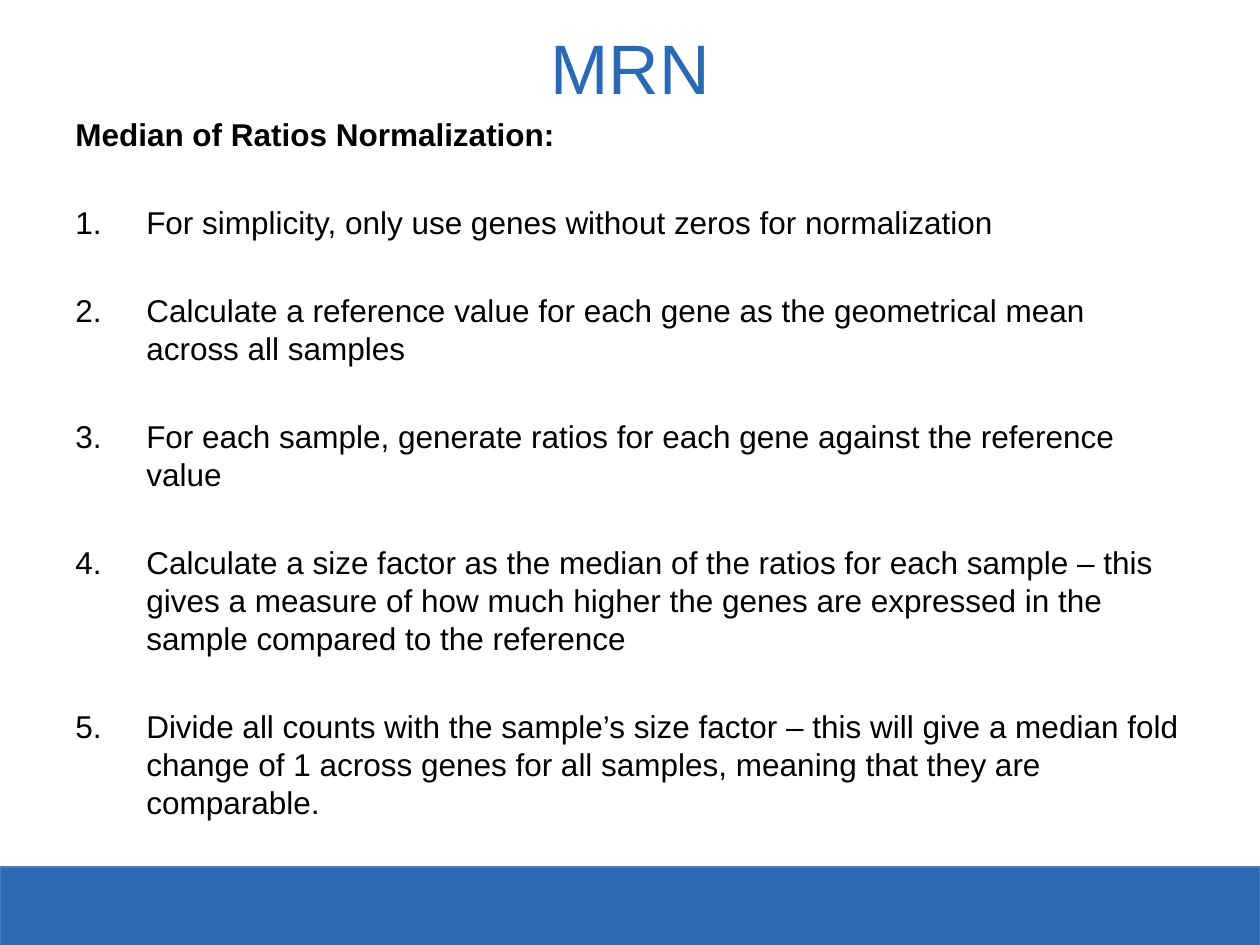
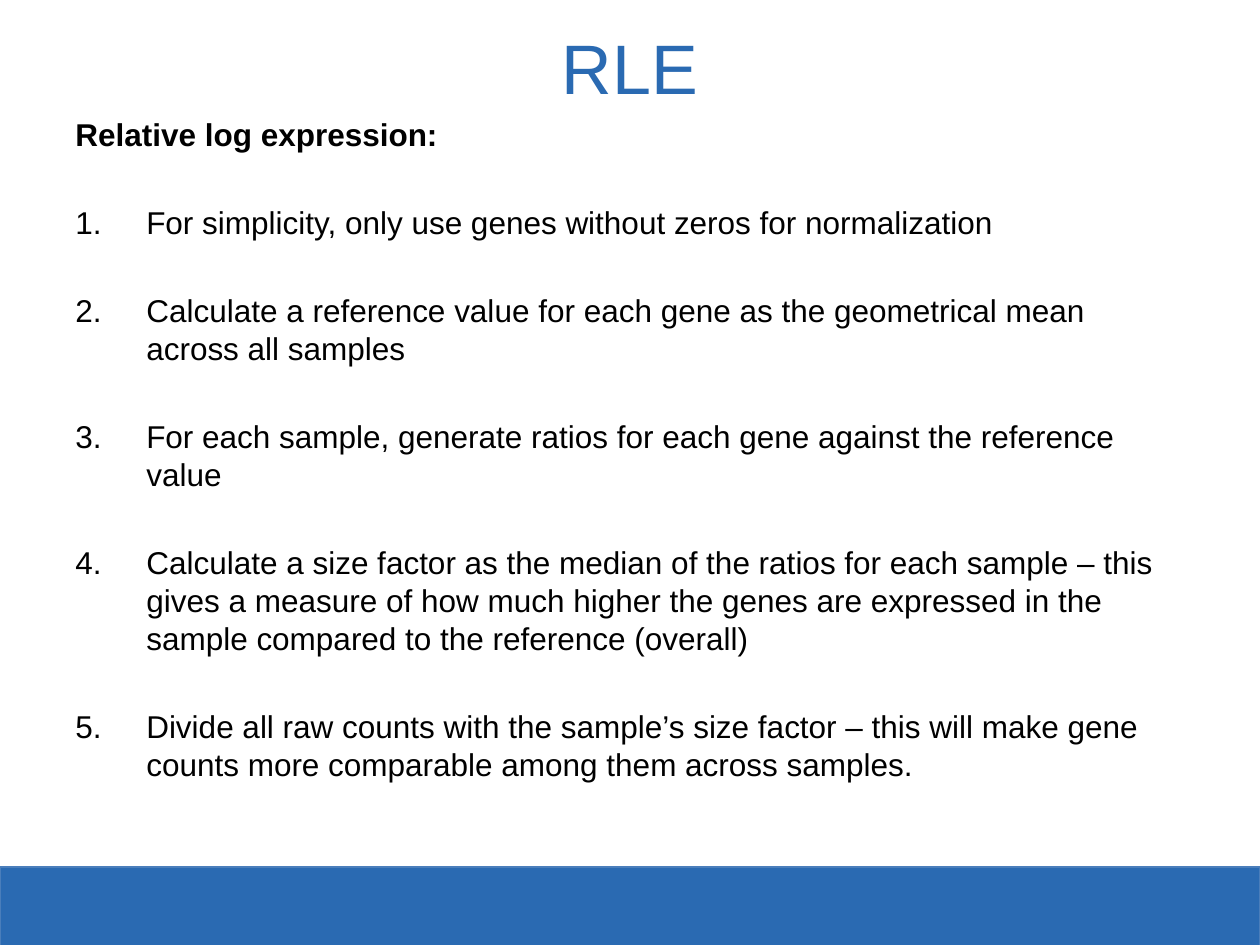
Before and after one commit to SysBioChalmers/KMG060-Systems-Biology-course, a slide deck: slide 23 of Exercise1_RNAseq_Analysis/KMG060-Exercise1.pptx. Drawn at 1260x945 pixels with LibreOffice and Linux fonts; fonts in the diff are those of the drawing; background and template pictures are left out. Boxes give left, top, right and bottom in pixels: in the first picture for what was removed or moved away, otherwise in the second. Text is boxed around its words. In the diff, an @@ line names an element or a change of style, - is before the commit and + after.

Commit message:
fix: correct normalization in slides

```diff
--- a/Exercise1_RNAseq_Analysis/KMG060-Exercise1.pptx
+++ b/Exercise1_RNAseq_Analysis/KMG060-Exercise1.pptx
@@ title at (x1=562, y1=46, x2=698, y2=94): text changed @@
-MRN
+RLE
@@ text at (x1=75, y1=123, x2=438, y2=152): text changed @@
-Median of Ratios Normalization:
+Relative log expression:
@@ text at (x1=146, y1=551, x2=1152, y2=744): text changed @@
-4. Calculate a size factor as the median of the ratios for each sample – this gives a measure of how much higher the genes are expressed in the sample compared to the reference
-5. Divide all counts with the sample’s size factor – this will give a median fold change of 1 across genes for all samples, meaning that they are comparable.
+4. Calculate a size factor as the median of the ratios for each sample – this gives a measure of how much higher the genes are expressed in the sample compared to the reference (overall)
+5. Divide all raw counts with the sample’s size factor – this will make gene counts more comparable among them across samples.
```
Also in this commit, not shown: 13 other slides changed, 1 slide removed.
